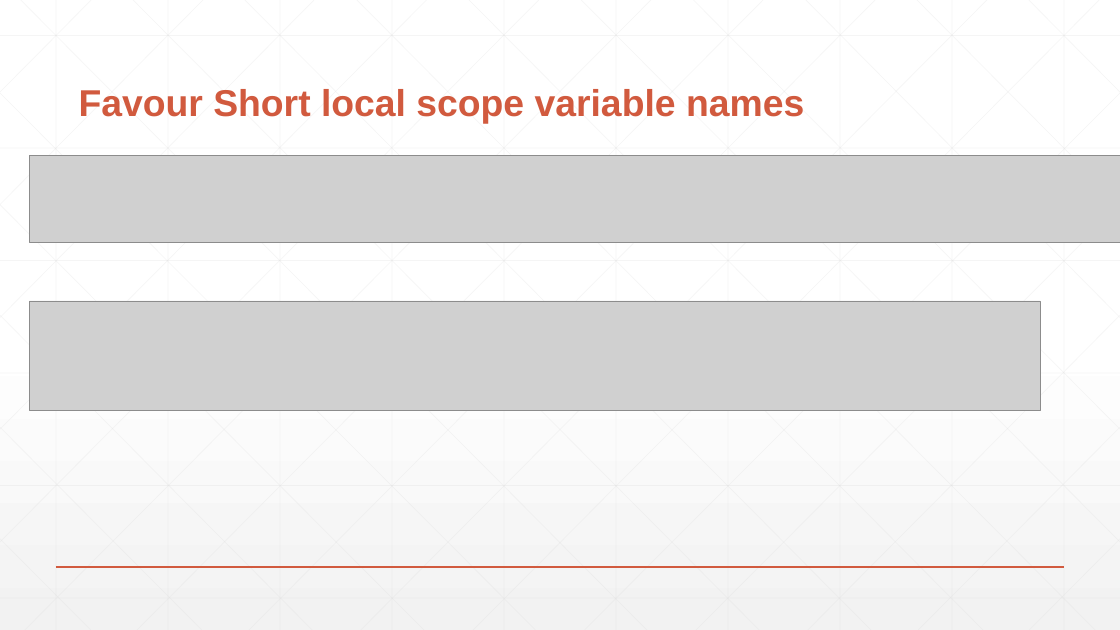
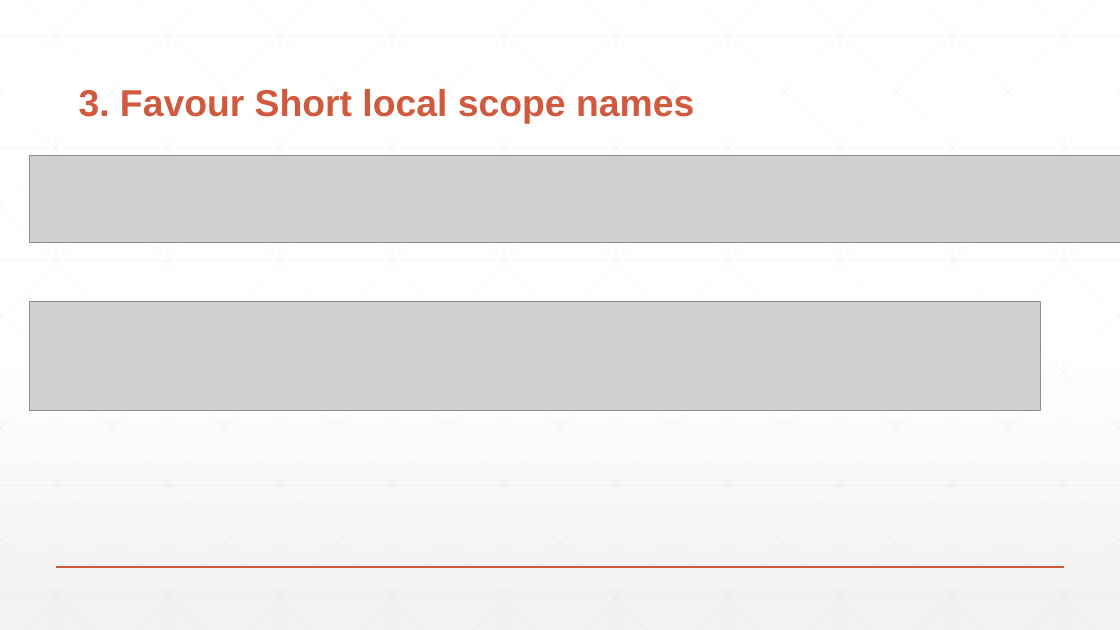
Before and after one commit to djhmateer/Refactoring, a slide deck: slide 12 of Presentation1.pptx. Drawn at 1120x630 pixels with LibreOffice and Linux fonts; fonts in the diff are those of the drawing; grey boxes stand for pictures. Boxes give left, top, right and bottom in pixels: in the first picture for what was removed or moved away, otherwise in the second. Text is boxed around its words. In the diff, an @@ line names an element or a change of style, - is before the commit and + after.

```diff
--- a/Presentation1.pptx
+++ b/Presentation1.pptx
@@ title at (79, 89, 694, 123): text changed @@
-Favour Short local scope variable names
+3. Favour Short local scope names
```
Also in this commit, not shown: 5 other slides changed, 7 slides added, 2 slides removed, 1 other file.
